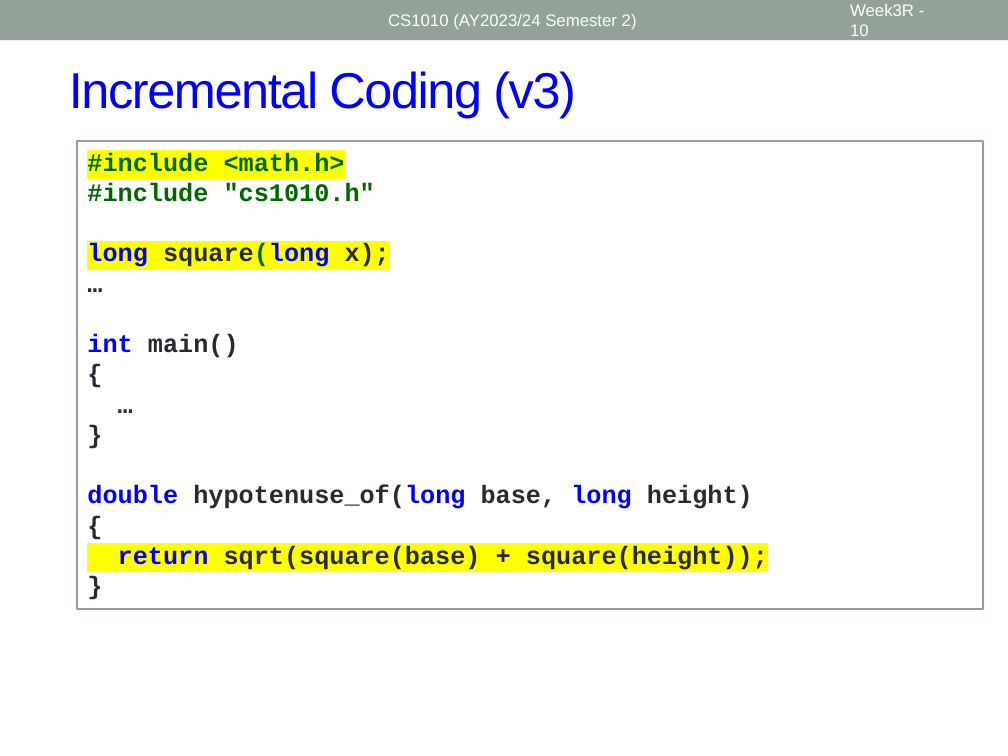
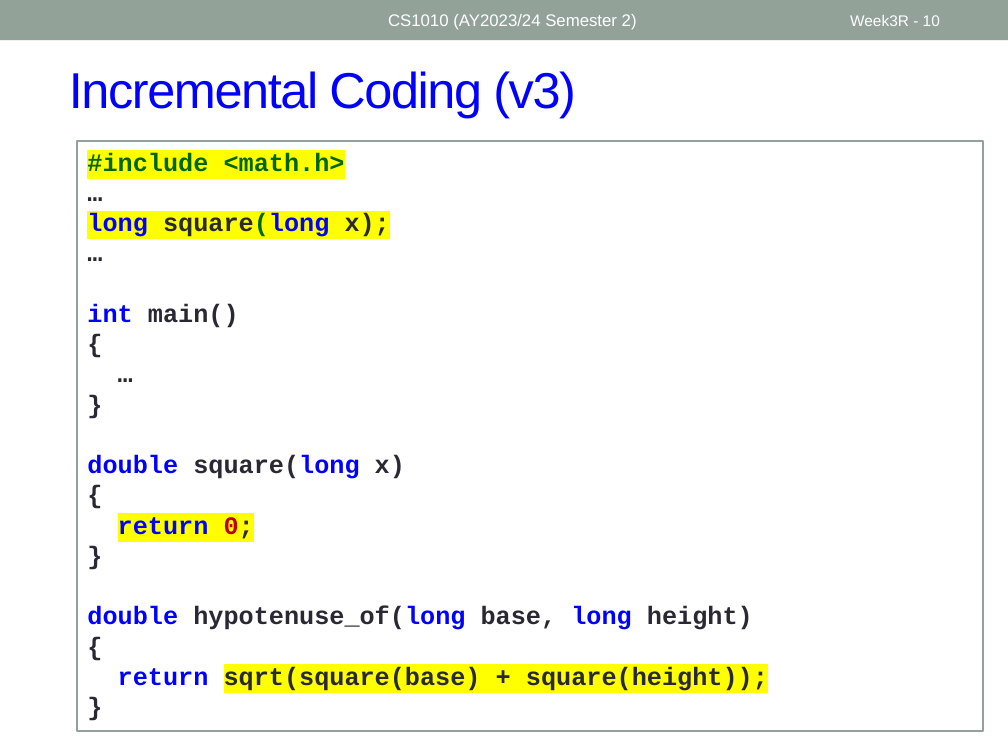
Before and after one commit to nus-cs1010-2425-s2/website, a slide deck: slide 10 of slides/Week3_Recap.pptx. Drawn at 1008x756 pixels with LibreOffice and Linux fonts; fonts in the diff are those of the drawing. Boxes give left, top, right and bottom in pixels: in the first picture for what was removed or moved away, otherwise in the second. Text is boxed around its words. In the diff, an @@ line names an element or a change of style, - is before the commit and + after.

```diff
--- a/slides/Week3_Recap.pptx
+++ b/slides/Week3_Recap.pptx
@@ page number at bbox=[850, 15, 940, 26]: size 12 to 11 pt @@
@@ rectangle "#include <math.h>": place and size @@
-rectangle "#include <math.h>" at bbox=[78, 141, 983, 609]
+rectangle "#include <math.h>" at bbox=[78, 141, 983, 732]
@@ text in rectangle at bbox=[87, 183, 375, 202]: text changed; text colour #006600 to #292934 @@
-#include "cs1010.h"
+…
@@ text in rectangle at bbox=[87, 455, 405, 539]: paragraphs added @@
+double square(long x)
+{
+return 0;
+}
@@ text in rectangle at bbox=[118, 666, 768, 691]: highlight #FFFF00 to none in "return" @@
```
Also in this commit, not shown: 5 other slides changed, 16 other files.
